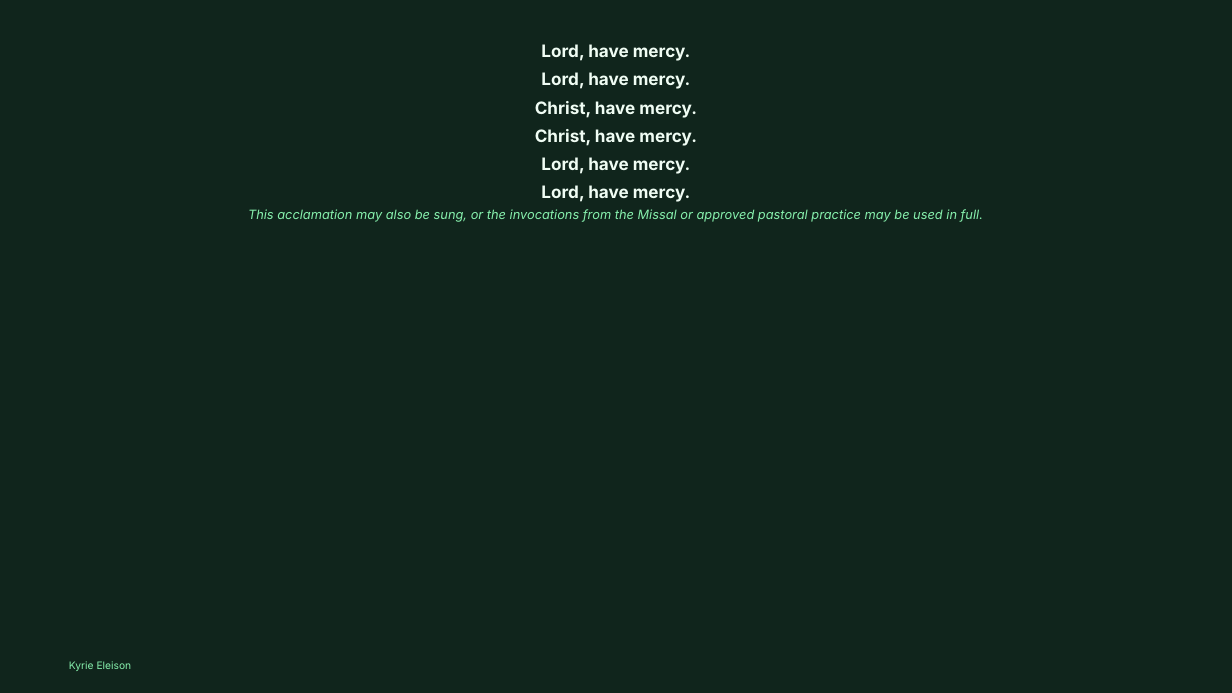
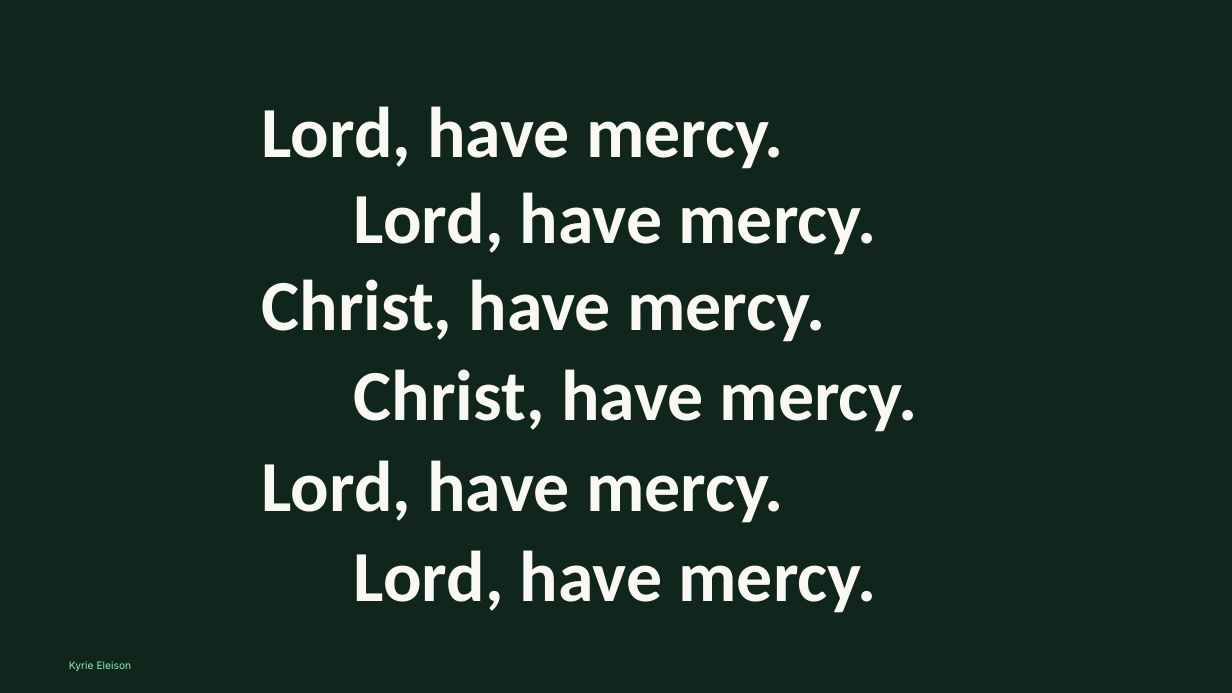
Before and after one commit to divinogabriel9/verbum, a slide deck: slide 13 of outputs/GFCC31May2026_OrdinaryTime.pptx (slide 11 before the commit). Drawn at 1232x693 pixels with LibreOffice and Linux fonts; fonts in the diff are those of the drawing. Boxes give left, top, right and bottom in pixels: in the first picture for what was removed or moved away, otherwise in the second. Text is boxed around its words. In the diff, an @@ line names an element or a change of style, - is before the commit and + after.

```diff
--- a/outputs/GFCC31May2026_OrdinaryTime.pptx
+++ b/outputs/GFCC31May2026_OrdinaryTime.pptx
@@ text "Lord, have mercy." moved from (x1=248, y1=44, x2=983, y2=222) to (x1=262, y1=106, x2=918, y2=613) @@
@@ text "Lord, have mercy." at (x1=262, y1=106, x2=918, y2=613): size 20 to 84 pt, font Inter to Calibri, text colour #F0FDF4 to #FAF8F4; alignment centre to left; less space between paragraphs; indent changed @@
@@ text at (x1=248, y1=209, x2=983, y2=222): paragraph removed @@
-This acclamation may also be sung, or the invocations from the Missal or approved pastoral practice may be used in full.
```
Also in this commit, not shown: 27 other slides changed, 19 slides added, 5 slides removed, 21 other files.
